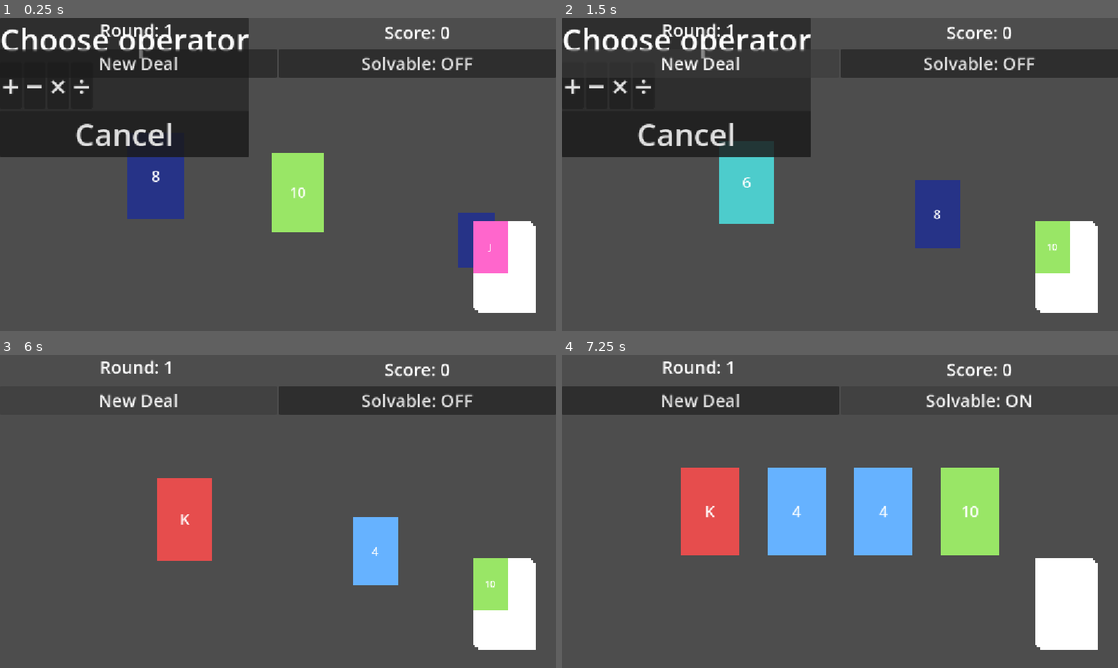
Above: before the commit, frames 1-4 (two rows, left to right).
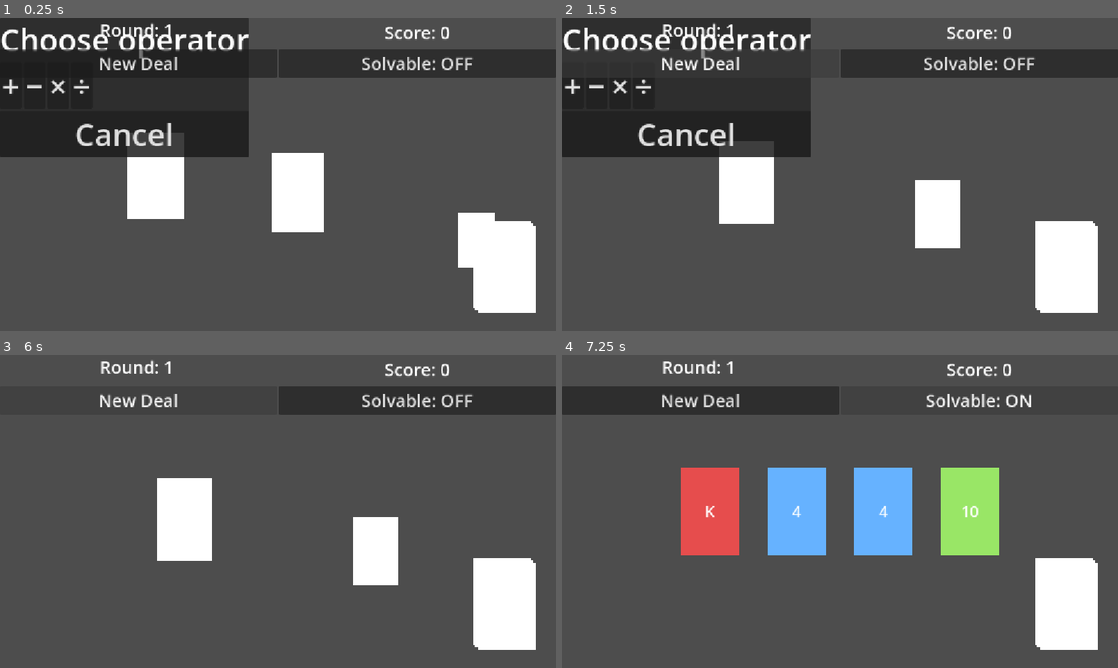
Above: after the commit, the same moments.

Repository: sky-q-xu/card-24
Game: Godot game, scene res://scenes/main.tscn
Same seed, same stepped clock (60 frames per second), same inputs: the game is played once before the commit and once after it.
Inputs:
- Up to frame 1 (0.25 s): no input
- Up to frame 2 (1.5 s): click "New Deal" at 0.5 s; click "New Deal" at 1.25 s
- Up to frame 3 (6 s): click "+" at 2 s; click "Solvable: OFF" at 2.75 s; click "Solvable: ON" at 3.5 s; click "Solvable: OFF" at 4.25 s; click "Solvable: ON" at 5 s; click "New Deal" at 5.75 s
- Up to frame 4 (7.25 s): click "Solvable: OFF" at 6.5 s

The runs differ from the first frame. In frame 1, 6.6% of the frame differs, in the area x 22-92%, y 36-82%; in frame 2, 5.4%; in frame 3, 5.4%; in frame 4, nothing differs.
Error before the commit: Invalid assignment of property or key 'input_enabled' with value of type 'bool' on a base object of type 'Nil'. (res://scripts/main.gd:43)
Error after the commit: Invalid assignment of property or key 'input_enabled' with value of type 'bool' on a base object of type 'Nil'. (res://scripts/main.gd:51)

Commit message:
Add card flip animation when dealing from deck
Cards start face-down (white, no label) and slide to their slot, then
squish to zero width and expand back showing their colored face.

Co-Authored-By: Claude Sonnet 4.6 <noreply@anthropic.com>

Diff:
--- a/scripts/card.gd
+++ b/scripts/card.gd
@@ -20,6 +20,18 @@
 	var style := StyleBoxFlat.new()
 	style.bg_color = _color_for_value(v)
 	$Panel.add_theme_stylebox_override("panel", style)
+
+func set_face_down() -> void:
+	var style := StyleBoxFlat.new()
+	style.bg_color = Color(1, 1, 1, 1)
+	$Panel.add_theme_stylebox_override("panel", style)
+	$Panel/Label.visible = false
+
+func reveal_face() -> void:
+	var style := StyleBoxFlat.new()
+	style.bg_color = _color_for_value(value)
+	$Panel.add_theme_stylebox_override("panel", style)
+	$Panel/Label.visible = true
 
 func _color_for_value(v: float) -> Color:
 	match int(v) if absf(v - roundf(v)) < 1e-9 else -1:
--- a/scripts/main.gd
+++ b/scripts/main.gd
@@ -25,6 +25,7 @@
 	for i in range(card_data.size()):
 		var c: Card = CARD_SCENE.instantiate()
 		c.setup(card_data[i].value, card_data[i].display, card_data[i].suit)
+		c.set_face_down()
 		c.global_position = _deck.global_position
 		c.scale = Vector2(0.6, 0.6)
 		c.input_enabled = false
@@ -33,6 +34,8 @@
 		_live_cards.append(c)
 		_animate_deal(c, slots[i].global_position, i)
 
+const FLIP_DURATION := 0.12
+
 func _animate_deal(card: Card, target_position: Vector2, index: int) -> void:
 	var tween := create_tween()
 	tween.tween_interval(index * DEAL_STAGGER)
@@ -40,6 +43,11 @@
 		.set_trans(Tween.TRANS_CUBIC).set_ease(Tween.EASE_OUT)
 	tween.parallel().tween_property(card, "scale", Vector2.ONE, DEAL_DURATION) \
 		.set_trans(Tween.TRANS_CUBIC).set_ease(Tween.EASE_OUT)
+	tween.tween_property(card, "scale:x", 0.0, FLIP_DURATION) \
+		.set_trans(Tween.TRANS_SINE).set_ease(Tween.EASE_IN)
+	tween.tween_callback(func(): card.reveal_face())
+	tween.tween_property(card, "scale:x", 1.0, FLIP_DURATION) \
+		.set_trans(Tween.TRANS_SINE).set_ease(Tween.EASE_OUT)
 	tween.tween_callback(func(): card.input_enabled = true)
 
 func _on_card_dropped_on(source: Card, target: Card) -> void:
